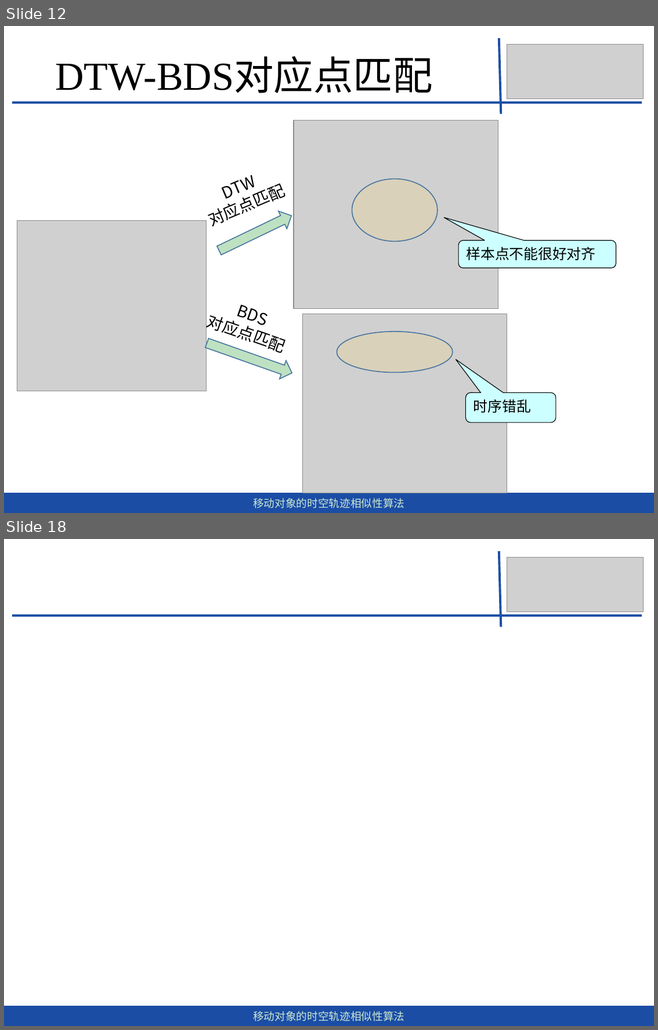
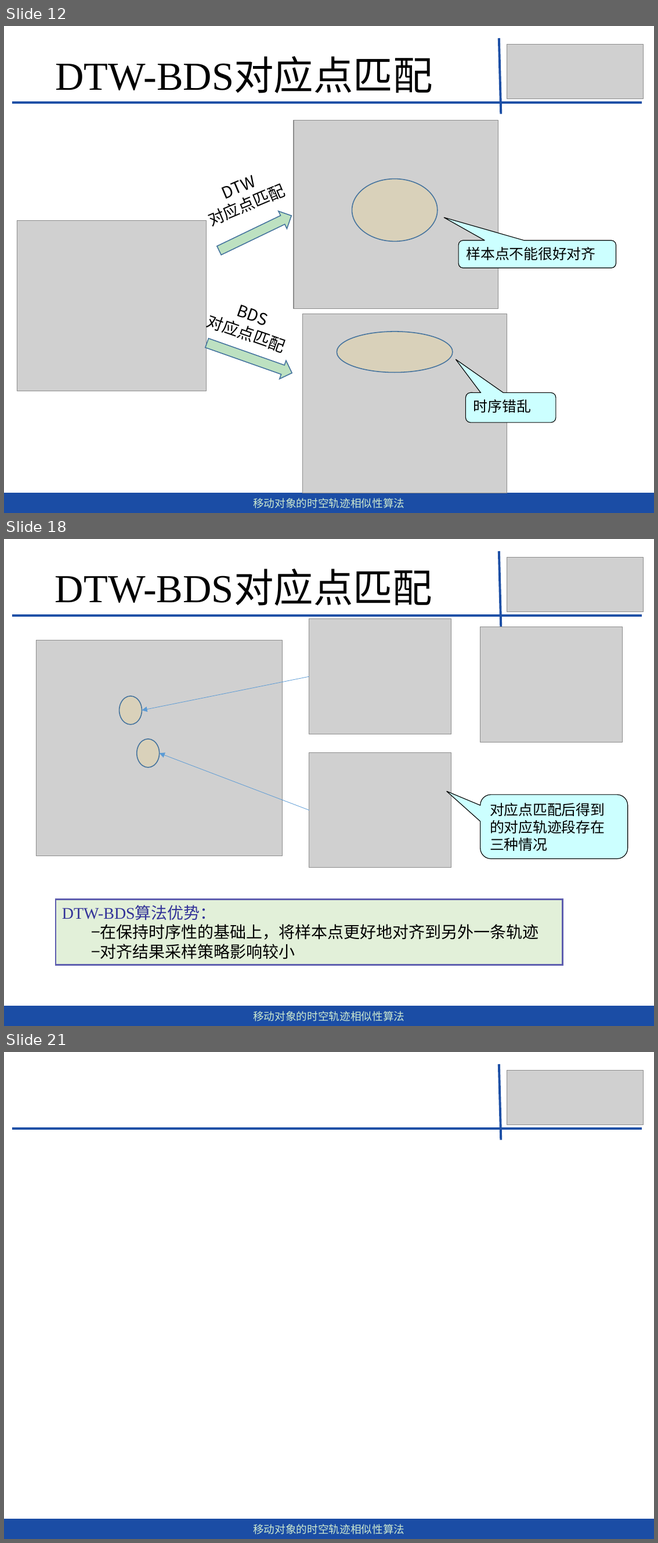
Before and after one commit to dingguangwei/biyelunwen, a slide deck: 答辩——毕设.pptx. Shown one above the other, each under a label of ours: slides 12 and 18 before the commit, slides 12, 18 and 21 after it; the slides between them are not shown. The pictures are 658x1030 and 658x1543 pixels, drawn with LibreOffice and Linux fonts; fonts in the diff are those of the drawing; grey boxes stand for pictures. Boxes give left, top, right and bottom in pixels: in the first picture for what was removed or moved away, otherwise in the second. Text is boxed around its words. In the diff, an @@ line names an element or a change of style, - is before the commit and + after.

```diff
--- a/答辩——毕设.pptx
+++ b/答辩——毕设.pptx
@@ slide 18 added at <box>4,539,654,1026</box>, background #CCE8CF @@
@@ line added from (498, 551) to (501, 627), #1E50A6 2.5 pt @@
@@ text added at <box>55,571,432,606</box>, 44 pt, text #000000 @@
+DTW-BDS对应点匹配
@@ picture added at <box>507,558,643,613</box> @@
@@ line added from (12, 616) to (641, 616), #1E50A6 2.5 pt @@
@@ picture added at <box>308,619,451,734</box> @@
@@ picture added at <box>36,641,282,856</box> @@
@@ picture added at <box>480,627,622,741</box> @@
@@ arrow added from (308, 676) to (141, 711), #5B9BD5 0.5 pt @@
@@ ellipse added at <box>119,696,141,725</box>, fill #FFD966 at 20% opacity, outline #43739E 1 pt @@
@@ ellipse added at <box>136,739,159,768</box>, fill #FFD966 at 20% opacity, outline #43739E 1 pt @@
@@ arrow added from (308, 810) to (159, 754), #5B9BD5 0.5 pt @@
@@ picture added at <box>308,752,451,868</box> @@
@@ rounded speech box added at <box>480,795,628,859</box>, fill #CCFFFF, outline #000000 0.75 pt, 16 pt, text #000000 @@
+对应点匹配后得到的对应轨迹段存在三种情况
@@ rectangle added at <box>55,900,562,965</box>, fill #E2F0D9, outline #5E5EAF 1.75 pt, 18 pt, text #000000 @@
+DTW-BDS算法优势：
+−在保持时序性的基础上，将样本点更好地对齐到另外一条轨迹
+−对齐结果采样策略影响较小
@@ rectangle added at <box>4,1006,654,1026</box>, fill #1B4DA5, 12 pt, text #CCE8CF @@
+移动对象的时空轨迹相似性算法
@@ what was slide 18 is now slide 21 @@
```
Also in this commit, not shown: 5 slides changed, 6 other slides added, 1 other file.
